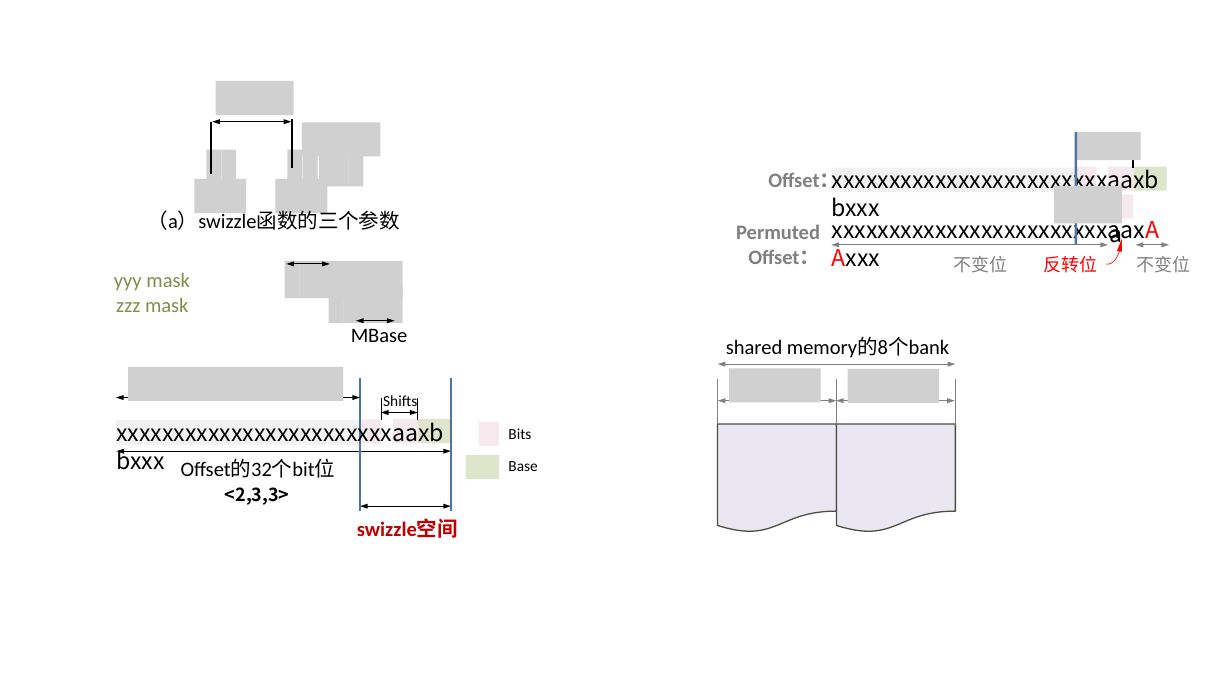
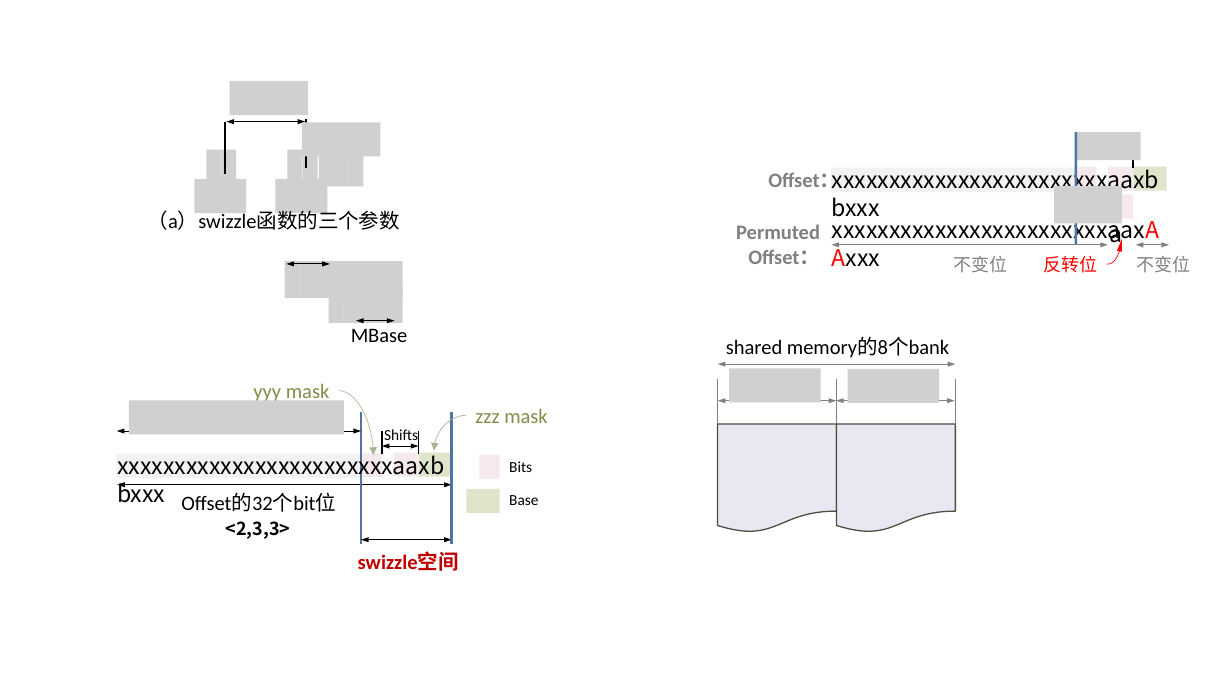
Before and after one commit to lcy-seso/DLFrameworkTest, a slide deck: slide 3 of Cuda/cute/swizzle/figures/swizzle.pptx. Drawn at 1232x693 pixels with LibreOffice and Linux fonts; fonts in the diff are those of the drawing; grey boxes stand for pictures. Boxes give left, top, right and bottom in pixels: in the first picture for what was removed or moved away, otherwise in the second. Text is boxed around its words. In the diff, an @@ line names an element or a change of style, - is before the commit and + after.

```diff
--- a/Cuda/cute/swizzle/figures/swizzle.pptx
+++ b/Cuda/cute/swizzle/figures/swizzle.pptx
@@ 2 lines, 1 double arrow, 1 picture: place and size @@
-2 lines, 1 double arrow, 1 picture at (211, 81, 294, 174)
+2 lines, 1 double arrow, 1 picture at (226, 81, 309, 174)
@@ picture removed at (128, 367, 344, 401) @@
@@ text "yyy mask": place and size @@
-text "yyy mask" at (114, 272, 189, 291)
+text "yyy mask" at (253, 383, 329, 404)
@@ text "yyy mask" at (253, 383, 329, 404): alignment left to right @@
@@ picture added at (129, 400, 345, 434) @@
@@ curved arrow added from (338, 391) to (373, 455), #A5B592 0.5 pt @@
@@ curved arrow added from (467, 415) to (434, 451), #A5B592 0.5 pt @@
@@ text "zzz mask": place and size @@
-text "zzz mask" at (116, 297, 188, 312)
+text "zzz mask" at (475, 408, 547, 423)
@@ 7 texts, 6 rectangles, 4 double arrows, 4 lines: place and size @@
-7 texts, 6 rectangles, 4 double arrows, 4 lines at (107, 378, 537, 538)
+7 texts, 6 rectangles, 4 double arrows, 4 lines at (108, 412, 538, 571)
```
Also in this commit, not shown: 3 slides added, 9 other files.
